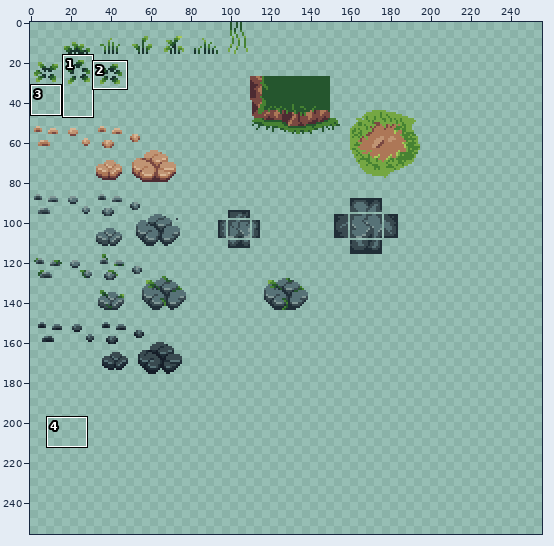
Two states of a sprite sheet, Textures/Environment/Foliage.png. The picture above shows the old version from afar; the outline marks the close-up.
Close-up. Before the edit:
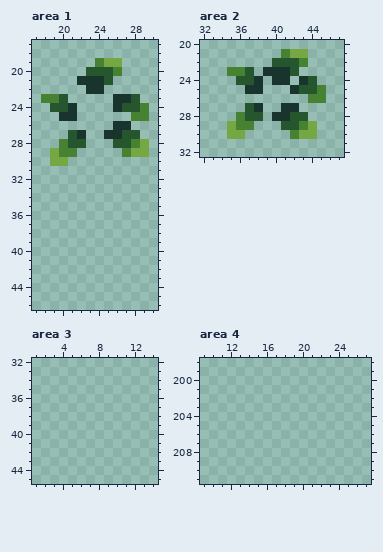
The file is 256x256 pixels. Shown: area 1: x 17..30, y 17..46; area 2: x 32..47, y 20..32; area 3: x 1..14, y 32..45; area 4: x 9..27, y 198..211. The commit also changed other parts of the picture, which this record leaves out.
After the commit:
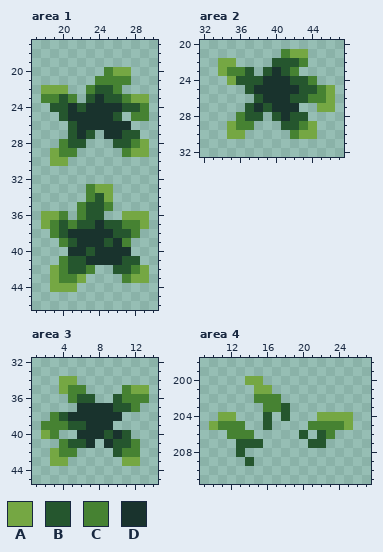
Palette (. is transparent): A #75a743  B #25562e  C #468232  D #19332d
Edits made:
Changed rows in their new state; - is an unchanged pixel.
Area 1:
first column x 18:
19 ------...---
20 -----..CAA--
21 ----..CCCC--
22 AAA--CBBC---
23 ---C-BDBBCAA
24 ----BDDD----
25 --B-DDDDB---
26 ---BDDDD----
27 -----B------
first column x 18:
33 -----CAA----
34 -----CBA----
35 ----CBBC----
36 AAC-CBB--AAA
37 ACBCBBDBBCCA
38 -CBDDDDDBBC-
39 --CBDDDBDC--
40 ---DDBDDDD--
41 --CBBDDDDBB-
42 -ACBBC--BBCA
43 -ACCA----CAA
44 -AAA--------
Area 2:
first column x 34:
22 AA-----------
23 A----B-BC----
24 -A--BD--BBC--
25 ---B-DDD----A
26 ----BDDDBB--A
27 -----BD----AA
28 ------B------
Area 3:
first column x 2:
34 --AA--------
35 --ACC----CAA
36 ---CBB--BCCC
37 ----DDDDBBC-
38 -CBDDDDDD---
39 CCCBBDDD----
40 AC--DDDBDB--
41 --CBBD-DBBC-
42 -ACC----BCC-
43 -AA------AA-
Area 4:
first column x 10:
200 ----AA----------
201 -----AA---------
202 -----CCC--------
203 ------CCB-------
204 -AA---B-B---AAAA
205 ACCC--B----CCCCA
206 --CCC-----B-BC--
207 ---BBB-----BB---
208 ---B------------
209 ----B-----------
Pixel boxes of the changes (left, top, right, bottom) in both close-ups:
changed: (41, 58, 149, 139)
added: (41, 184, 149, 292)
changed: (218, 58, 335, 121)
added: (41, 376, 149, 466)
added: (209, 376, 353, 466)
